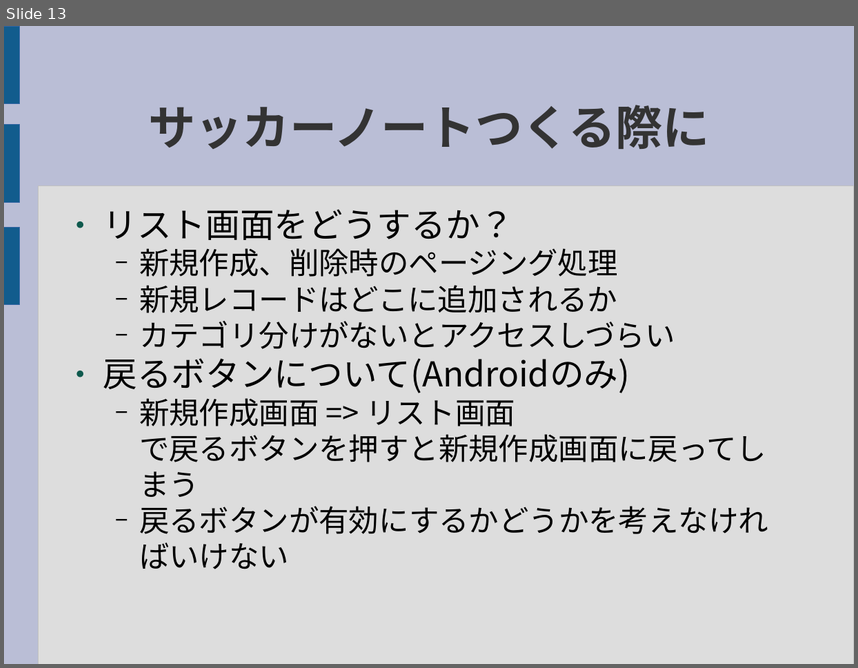
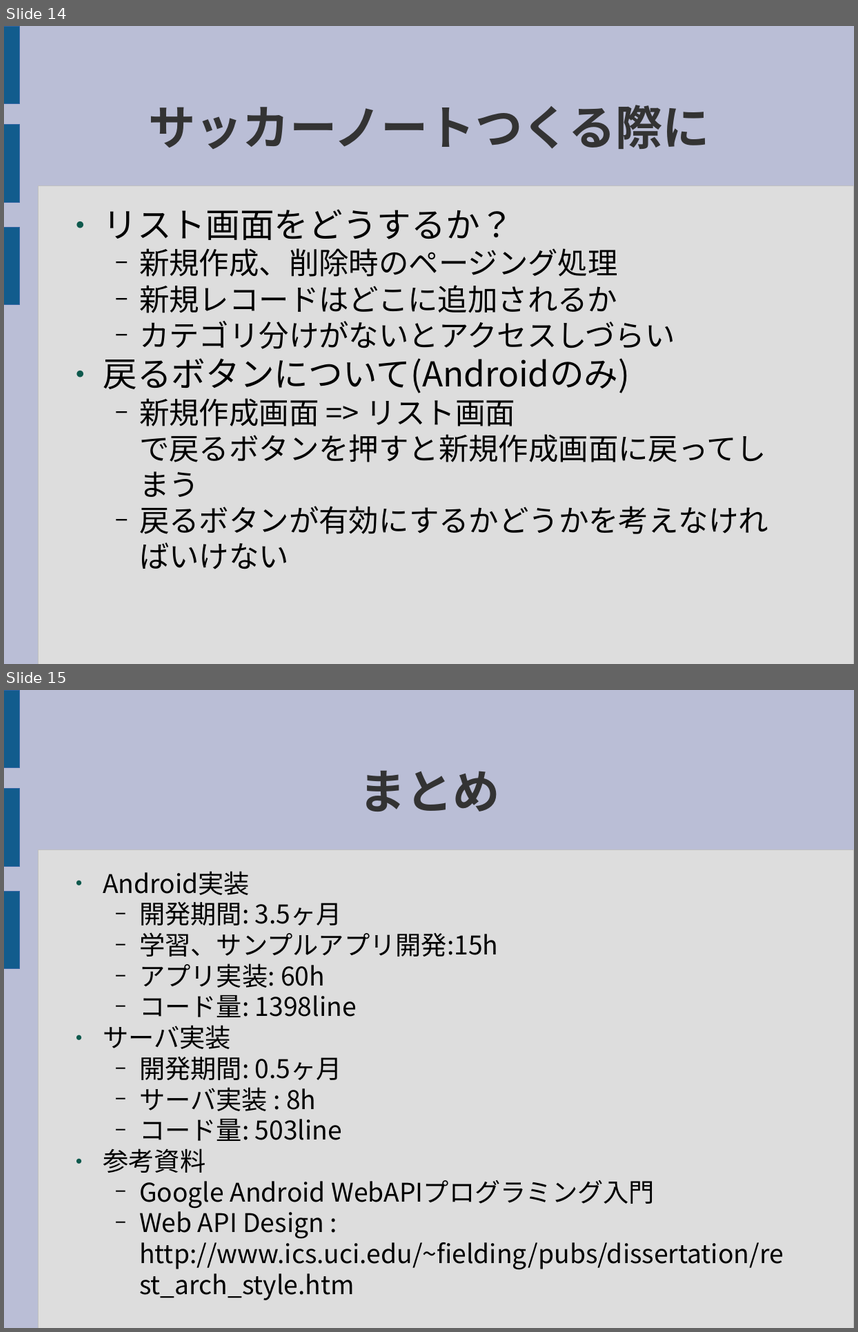
Before and after one commit to tamagohan/CloudNote_Server, a slide deck: doc/Cloud_Note.odp. Shown one above the other, each under a label of ours: slide 13 before the commit, slides 14 and 15 after it. The pictures are 858x668 and 858x1332 pixels, drawn with LibreOffice and Linux fonts; fonts in the diff are those of the drawing. Boxes give left, top, right and bottom in pixels: in the first picture for what was removed or moved away, otherwise in the second. Text is boxed around its words. In the diff, an @@ line names an element or a change of style, - is before the commit and + after.

```diff
--- a/doc/Cloud_Note.odp
+++ b/doc/Cloud_Note.odp
@@ slide 15 added at <box>4,690,854,1328</box>, background #BABED6; not listed: 4 template elements that a slide beside it also shows @@
@@ title added at <box>359,770,500,811</box>, 44 pt, text #333333, bold @@
+まとめ
@@ text added at <box>103,871,784,1300</box>, 24 pt, text #000000 @@
+● Android実装
+  − 開発期間: 3.5ヶ月
+  − 学習、サンプルアプリ開発:15h
+  − アプリ実装: 60h
+  − コード量: 1398line
+● サーバ実装
+  − 開発期間: 0.5ヶ月
+  − サーバ実装 : 8h
+  − コード量: 503line
+● 参考資料
+  − Google Android WebAPIプログラミング入門
+  − Web API Design : http://www.ics.uci.edu/~fielding/pubs/dissertation/rest_arch_style.htm
@@ what was slide 13 is now slide 14 @@
```
Also in this commit, not shown: 3 slides changed, 1 other slide added.
